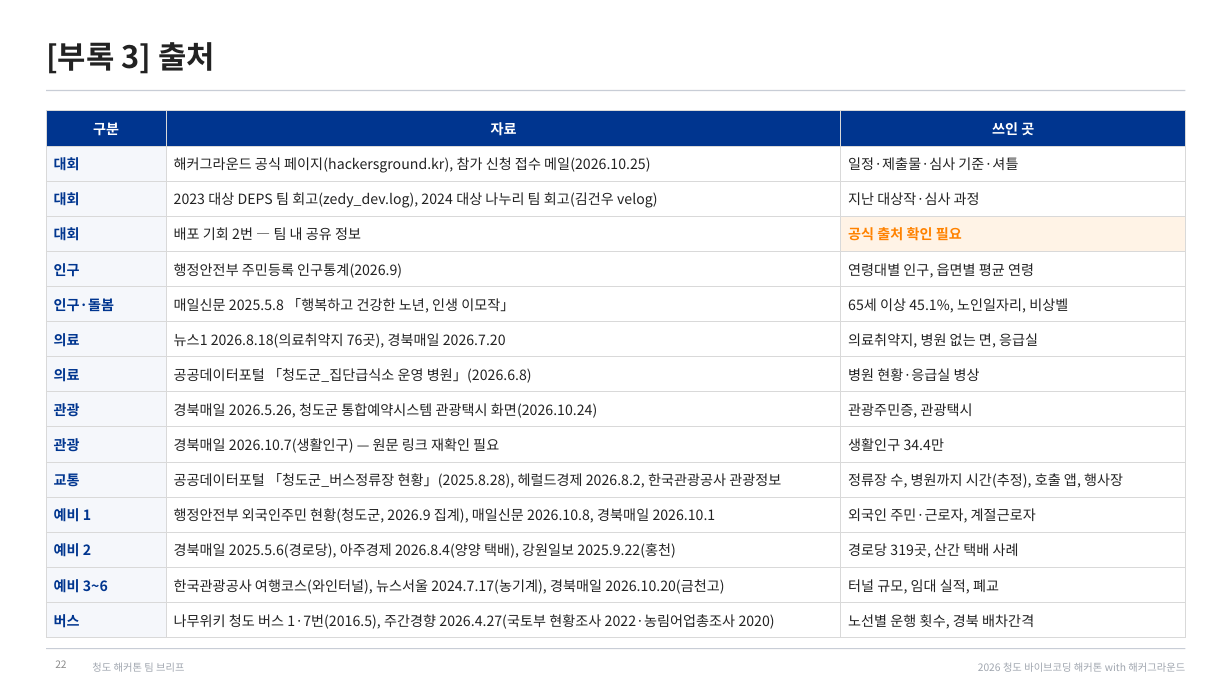
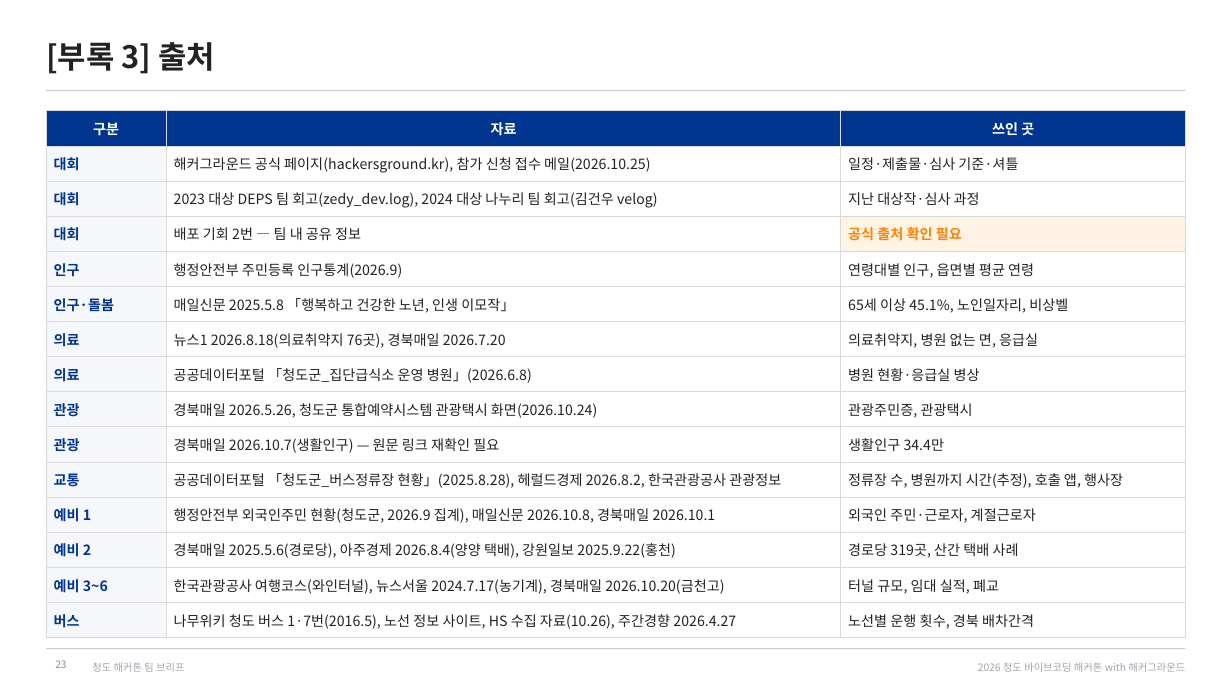
Before and after one commit to fordgril307-wq/Cheongdo_Hackathon, a slide deck: slide 23 of docs/team-brief/청도해커톤_팀브리프.pptx (slide 22 before the commit). Drawn at 1232x693 pixels with LibreOffice and Linux fonts; fonts in the diff are those of the drawing. Boxes give left, top, right and bottom in pixels: in the first picture for what was removed or moved away, otherwise in the second. Text is boxed around its words. In the diff, an @@ line names an element or a change of style, - is before the commit and + after.

```diff
--- a/docs/team-brief/청도해커톤_팀브리프.pptx
+++ b/docs/team-brief/청도해커톤_팀브리프.pptx
@@ table at (x1=46, y1=111, x2=1186, y2=633) @@
-row 15, column 2: 나무위키 청도 버스 1·7번(2016.5), 주간경향 2026.4.27(국토부 현황조사 2022·농림어업총조사 2020)
+row 15, column 2: 나무위키 청도 버스 1·7번(2016.5), 노선 정보 사이트, HS 수집 자료(10.26), 주간경향 2026.4.27
```
Also in this commit, not shown: 1 slide added, 3 other files.
